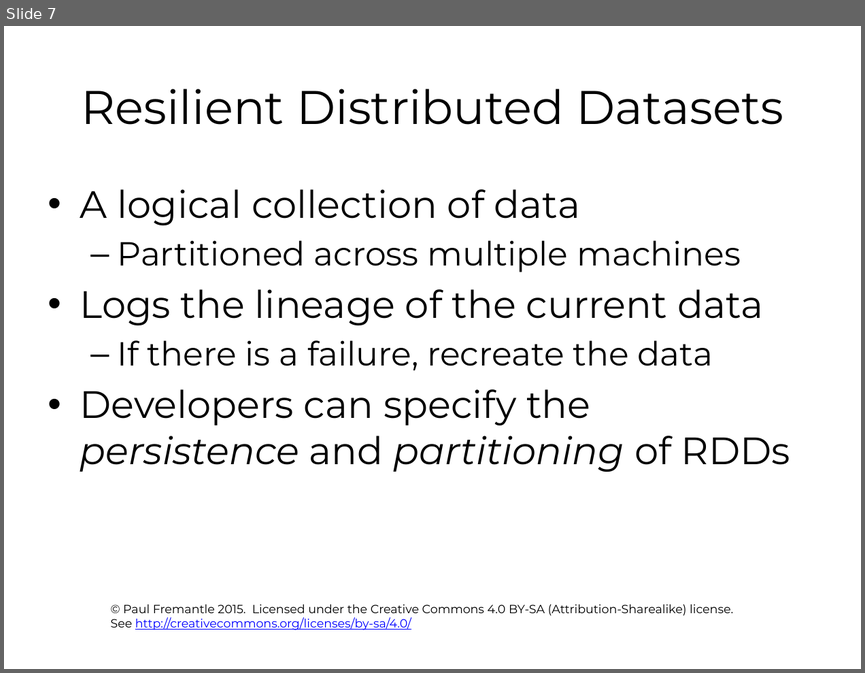
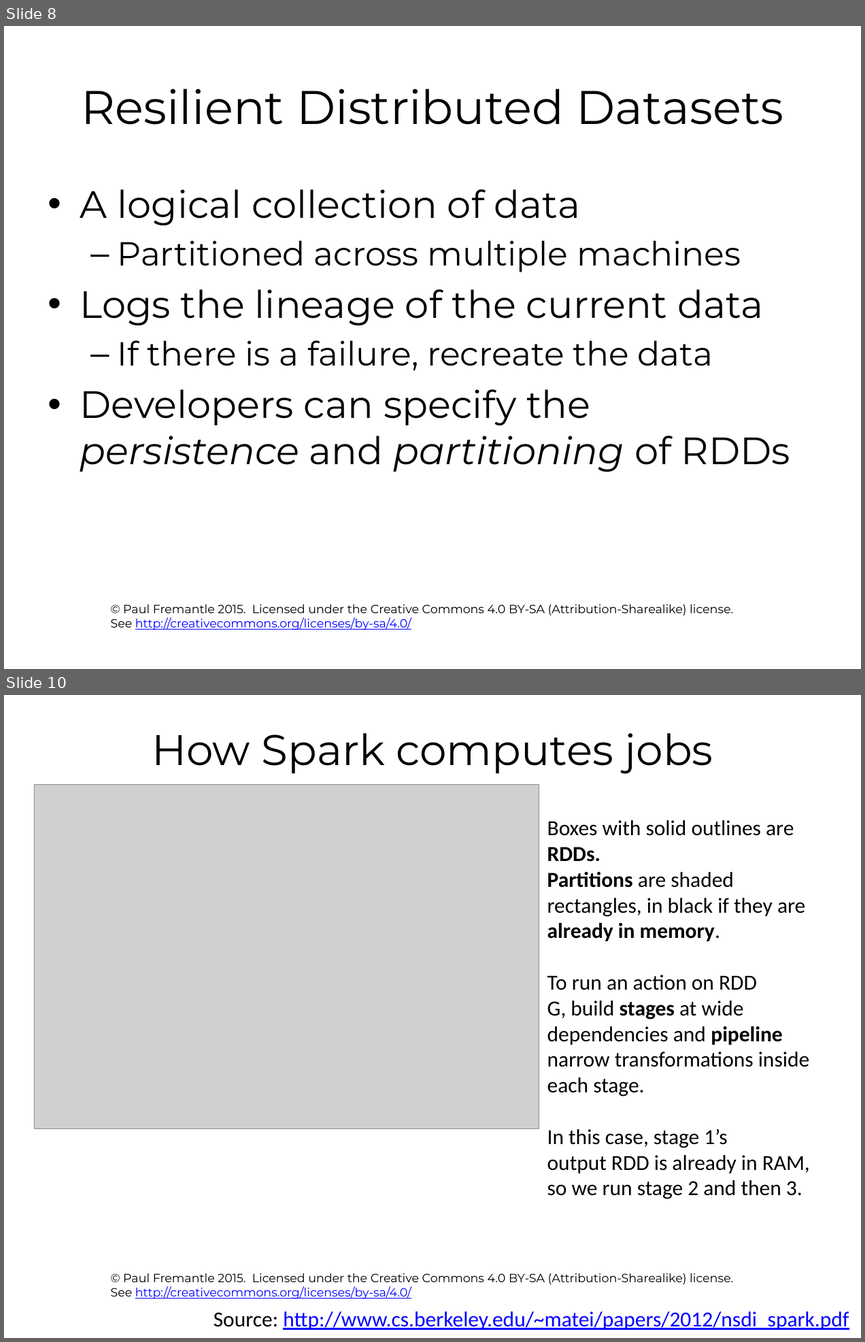
Before and after one commit to pzfreo/ox-clo, a slide deck: pres-source/06-spark-and-adjuncts.pptx. Shown one above the other, each under a label of ours: slide 7 before the commit, slides 8 and 10 after it; the slides between them are not shown. The pictures are 865x673 and 865x1342 pixels, drawn with LibreOffice and Linux fonts; fonts in the diff are those of the drawing; grey boxes stand for pictures; background and template pictures are left out. Boxes give left, top, right and bottom in pixels: in the first picture for what was removed or moved away, otherwise in the second. Text is boxed around its words. In the diff, an @@ line names an element or a change of style, - is before the commit and + after.

```diff
--- a/pres-source/06-spark-and-adjuncts.pptx
+++ b/pres-source/06-spark-and-adjuncts.pptx
@@ slide 10 added at (4, 695, 861, 1338), background #FFFFFF; not listed: 1 template element that a slide beside it also shows @@
@@ title added at (152, 733, 713, 774), 36 pt, text #000000 @@
+How Spark computes jobs
@@ picture added at (34, 784, 538, 1129) @@
@@ text added at (547, 820, 810, 1199), 18 pt, text #000000 @@
+Boxes with solid outlines are RDDs.
+Partitions are shaded rectangles, in black if they are already in memory.
+To run an action on RDD
+G, build stages at wide dependencies and pipeline narrow transformations inside each stage.
+In this case, stage 1’s
+output RDD is already in RAM, so we run stage 2 and then 3.
@@ text added at (213, 1311, 849, 1329), 18 pt, text #0000FF, underline @@
+Source: http://www.cs.berkeley.edu/~matei/papers/2012/nsdi_spark.pdf
@@ what was slide 7 is now slide 8 @@
```
Also in this commit, not shown: 3 slides changed, 15 other slides added, 13 other files.
